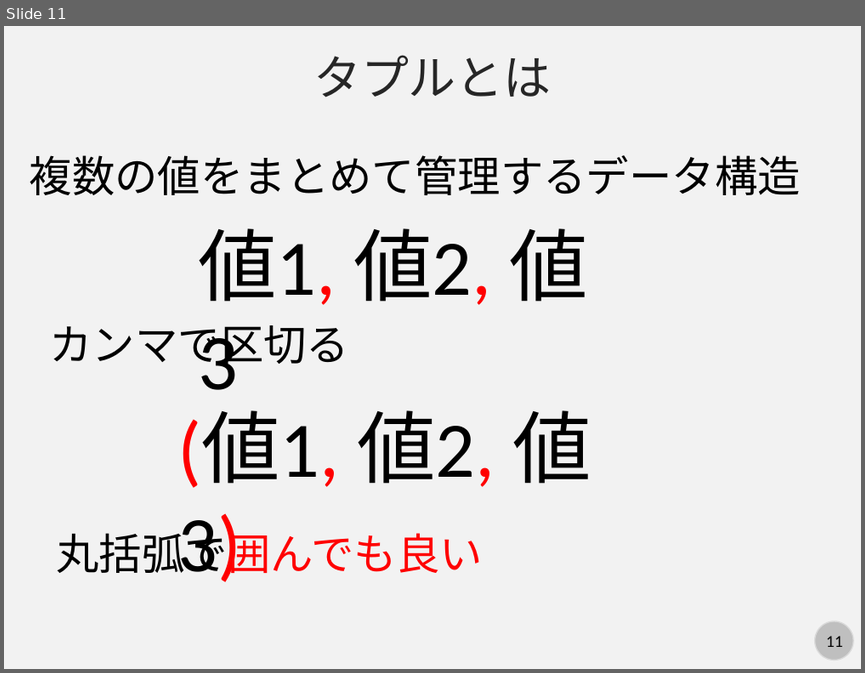
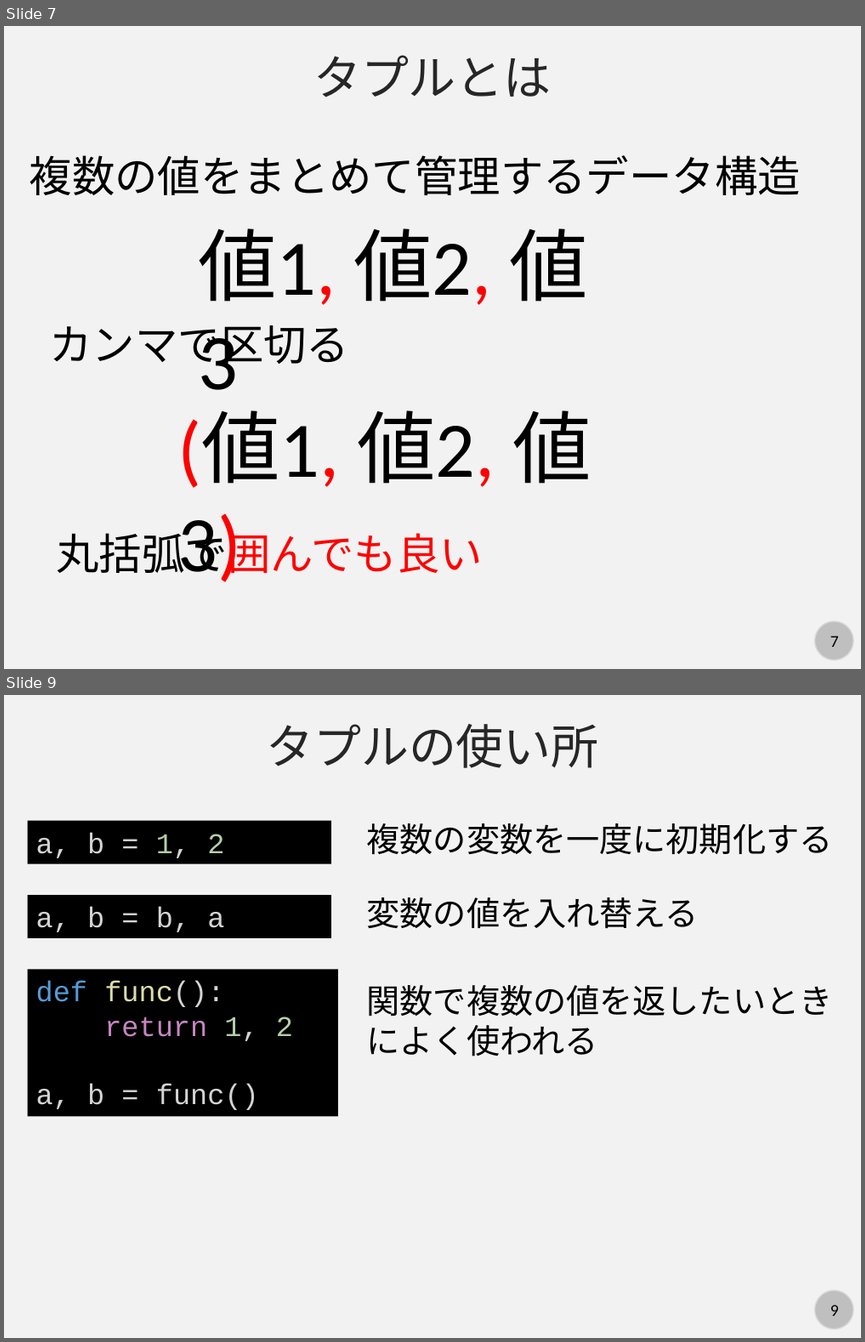
Before and after one commit to kaityo256/python_zero, a slide deck: list/fig/slide.pptx. Shown one above the other, each under a label of ours: slide 11 before the commit, slides 7 and 9 after it; the slides between them are not shown. The pictures are 865x673 and 865x1342 pixels, drawn with LibreOffice and Linux fonts; fonts in the diff are those of the drawing. Boxes give left, top, right and bottom in pixels: in the first picture for what was removed or moved away, otherwise in the second. Text is boxed around its words. In the diff, an @@ line names an element or a change of style, - is before the commit and + after.

```diff
--- a/list/fig/slide.pptx
+++ b/list/fig/slide.pptx
@@ slide 9 added at (4, 695, 861, 1338), background #F2F2F2; not listed: 2 template elements that a slide beside it also shows @@
@@ text added at (266, 724, 599, 768), 40 pt, text #262626 @@
+タプルの使い所
@@ rectangle added at (28, 821, 331, 864), fill #000000, 24 pt, text #D4D4D4 @@
+a, b = 1, 2
@@ text added at (367, 823, 833, 854), 28 pt, text #000000 @@
+複数の変数を一度に初期化する
@@ rectangle added at (28, 895, 331, 937), fill #000000, 24 pt, text #D4D4D4 @@
+a, b = b, a
@@ text added at (367, 897, 698, 928), 28 pt, text #000000 @@
+変数の値を入れ替える
@@ rectangle added at (28, 970, 338, 1117), fill #000000, 24 pt, text #D4D4D4 @@
+def func():
+return 1, 2
+a, b = func()
@@ text added at (367, 985, 833, 1056), 28 pt, text #000000 @@
+関数で複数の値を返したいときによく使われる
@@ what was slide 11 is now slide 7 @@
@@ page number at (830, 635, 839, 646): text changed @@
-11
+7
```
Also in this commit, not shown: 1 slide changed, 5 other slides added, 1 other file.
